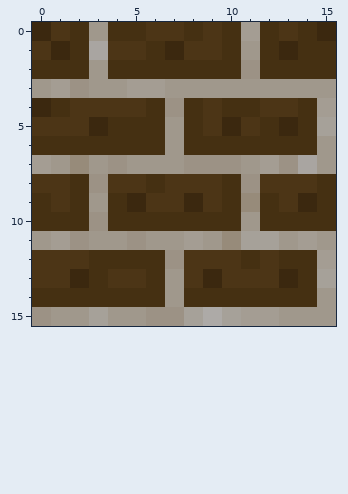
Pixel-art sprite: textures/dirt_furnace_front.png. That is the earlier state.
The file is 16x16 pixels. Colours within 5 levels of each other are drawn and written as one.
And afterwards:
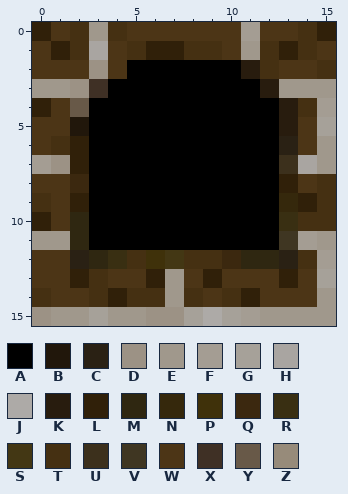
Palette (. is transparent): A #000000  B #21170b  C #2a2114  D #9c9285  E #a0988c  F #a49d93  G #a6a199  H #a9a5a1  J #adaaa7  K #281c0e  L #302009  M #2f2711  N #35280c  P #3f310a  Q #3b280f  R #392f12  S #433714  T #453012  U #3c301c  V #3f3622  W #4c3516  X #3f3025  Y #685948  Z #978b7a
Commit: correction texture du four inactif. correction de la description du tamis.
Edits made:
Changed rows in their new state; - is an unchanged pixel.
first column x 0:
 0 L----W--W-W-W--L
 1 -L---TLLTTW--L-W
 2 WWWDWAAAAAAK-WW-
 3 -E-XAAAAAAAAK---
 4 LWYAAAAAAAAAAK--
 5 --BAAAAAAAAAAKW-
 6 W-LAAAAAAAAAACW-
 7 -DLAAAAAAAAAAU--
 8 --QAAAAAAAAAAL--
 9 --LAAAAAAAAAANL-
10 LWMAAAAAAAAAAR--
11 -EMAAAAAAAAAAV--
12 --CMR-PSTTQMMC--
13 --L---L--L---LW-
14 -WW-L----W-LWWW-
15 ------------E---
Pixel boxes of the changes (left, top, right, bottom) in both pictures:
changed: (32, 22, 336, 326)
